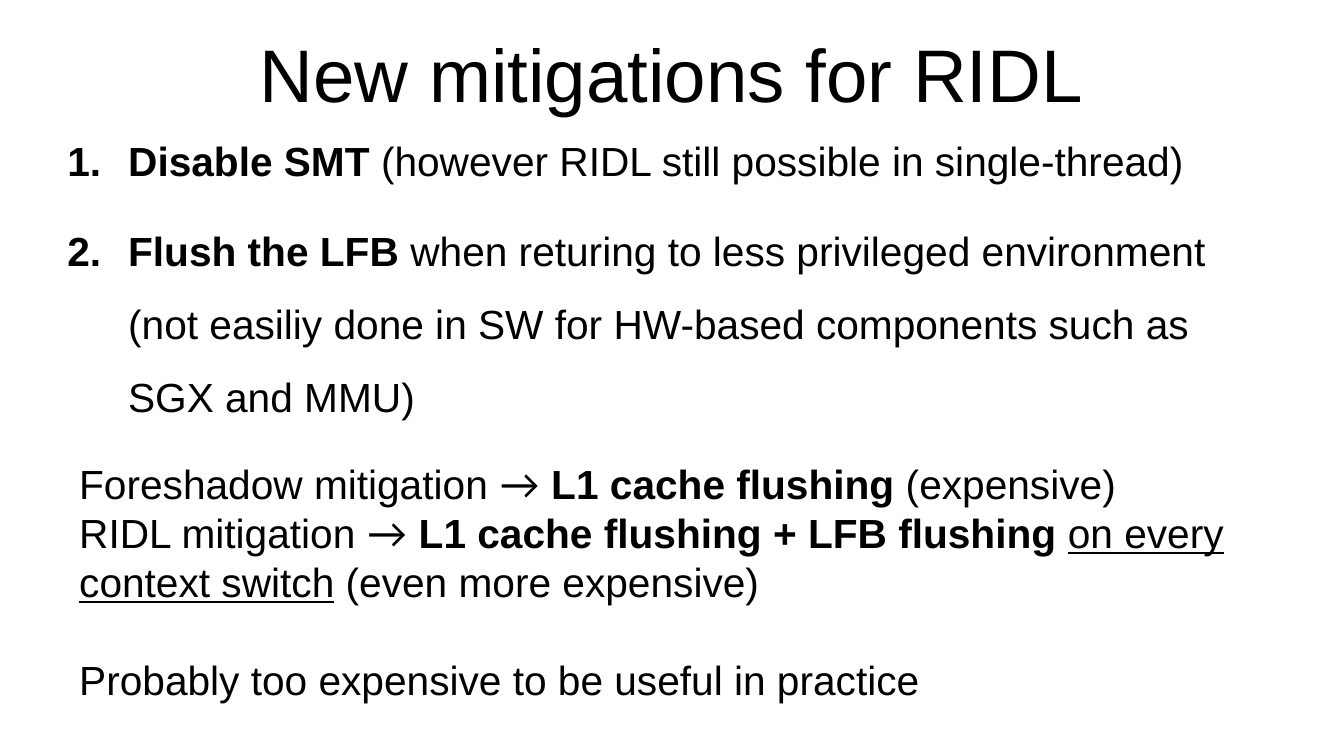
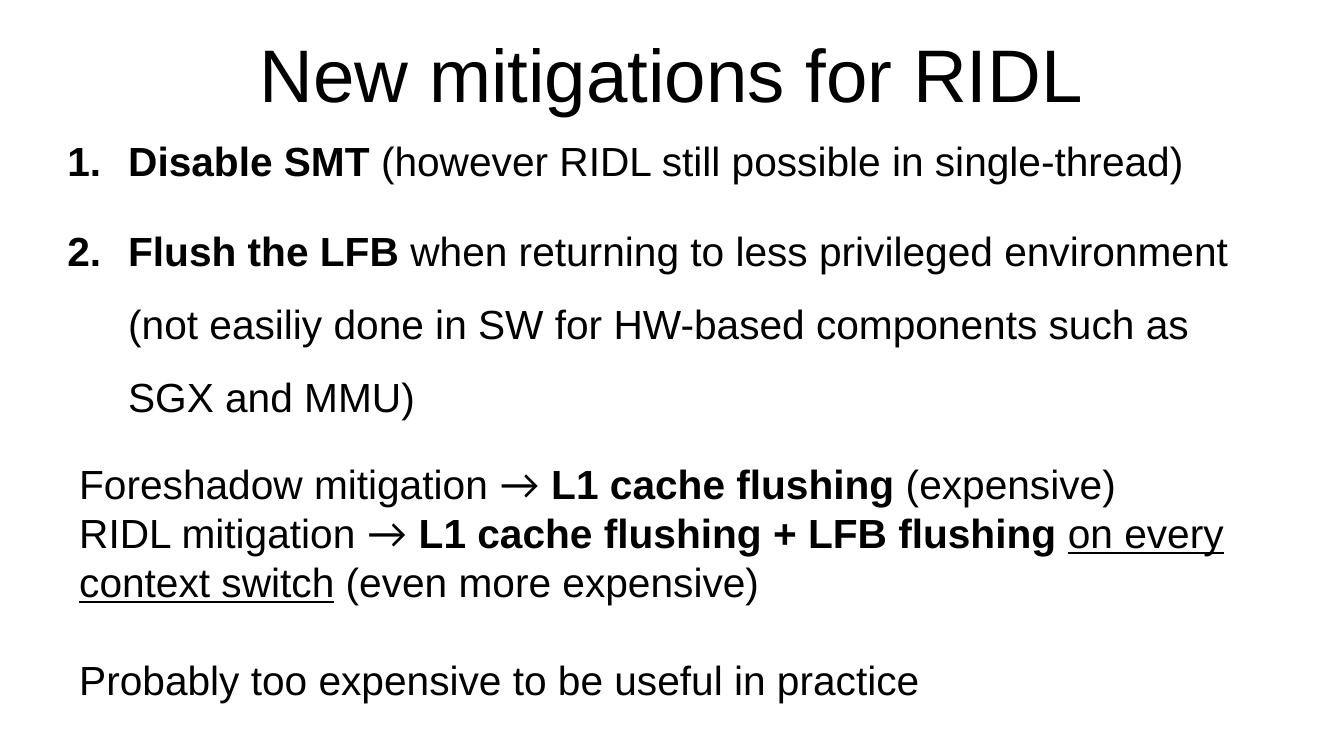
Before and after one commit to Rijndael99/hw_vulnerabilities, a slide deck: slide 14 of presentation1.pptx. Drawn at 1344x756 pixels with LibreOffice and Linux fonts; fonts in the diff are those of the drawing. Boxes give left, top, right and bottom in pixels: in the first picture for what was removed or moved away, otherwise in the second. Text is boxed around its words. In the diff, an @@ line names an element or a change of style, - is before the commit and + after.

Commit message:
Fix typos and formatting

```diff
--- a/presentation1.pptx
+++ b/presentation1.pptx
@@ text at (128, 236, 1228, 420): text changed @@
-2. Flush the LFB when returing to less privileged environment (not easiliy done in SW for HW-based components such as SGX and MMU)
+2. Flush the LFB when returning to less privileged environment (not easiliy done in SW for HW-based components such as SGX and MMU)
```
Also in this commit, not shown: 3 other slides changed.
